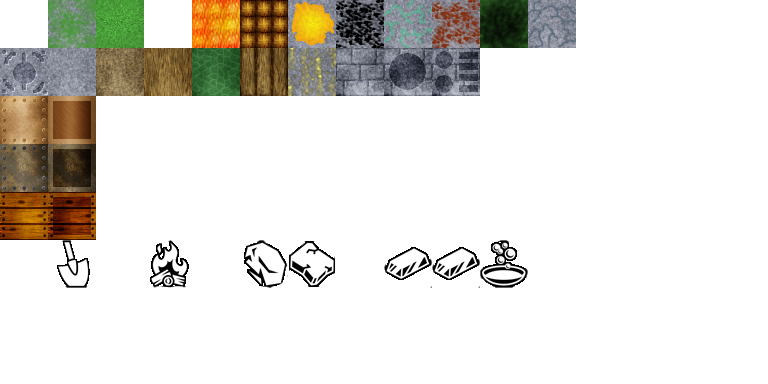
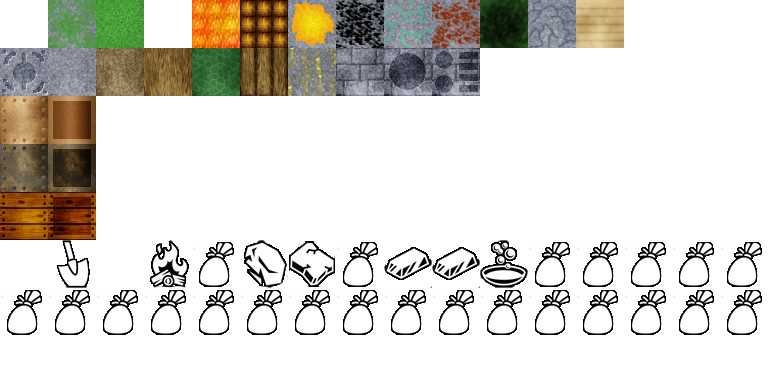
Comparing the layer stacks of the two 768×384 images. Changes:
added layer "111 - item" above "110 - item" over [721, 289, 762, 335]
added layer "110 - item" above "109 - item" over [673, 289, 714, 335]
added layer "109 - item" above "108 - item" over [625, 289, 666, 335]
added layer "108 - item" above "107 - item" over [577, 289, 618, 335]
added layer "107 - item" above "106 - item" over [529, 289, 570, 335]
added layer "106 - item" above "105 - item" over [481, 289, 522, 335]
added layer "105 - item" above "104 - item" over [433, 289, 474, 335]
added layer "104 - item" above "103 - item" over [385, 289, 426, 335]
added layer "103 - item" above "102 - item" over [337, 289, 378, 335]
added layer "102 - item" above "101 - item" over [289, 289, 330, 335]
added layer "101 - item" above "100 - item" over [241, 289, 282, 335]
added layer "100 - item" above "99 - item" over [193, 289, 234, 335]
added layer "99 - item" above "98 - item" over [145, 289, 186, 335]
added layer "98 - item" above "97 - item" over [97, 289, 138, 335]
added layer "97 - item" above "96 - item" over [49, 289, 90, 335]
added layer "96 - item" above "84 - item" over [1, 289, 42, 335]
added layer "84 - item" above "87 - item" over [193, 241, 234, 287]
added layer "87 - item" above "95 - item" over [337, 241, 378, 287]
added layer "95 - item" above "94 - item" over [721, 241, 762, 287]
added layer "94 - item" above "93 - item" over [673, 241, 714, 287]
added layer "93 - item" above "92 - item" over [625, 241, 666, 287]
added layer "92 - item" above "91 - item" over [577, 241, 618, 287]
added layer "91 - item" above "25 - forge_top" over [529, 241, 570, 287]
added layer "12 - beesnest" above "16 - carved stone" over [576, 0, 624, 48]
